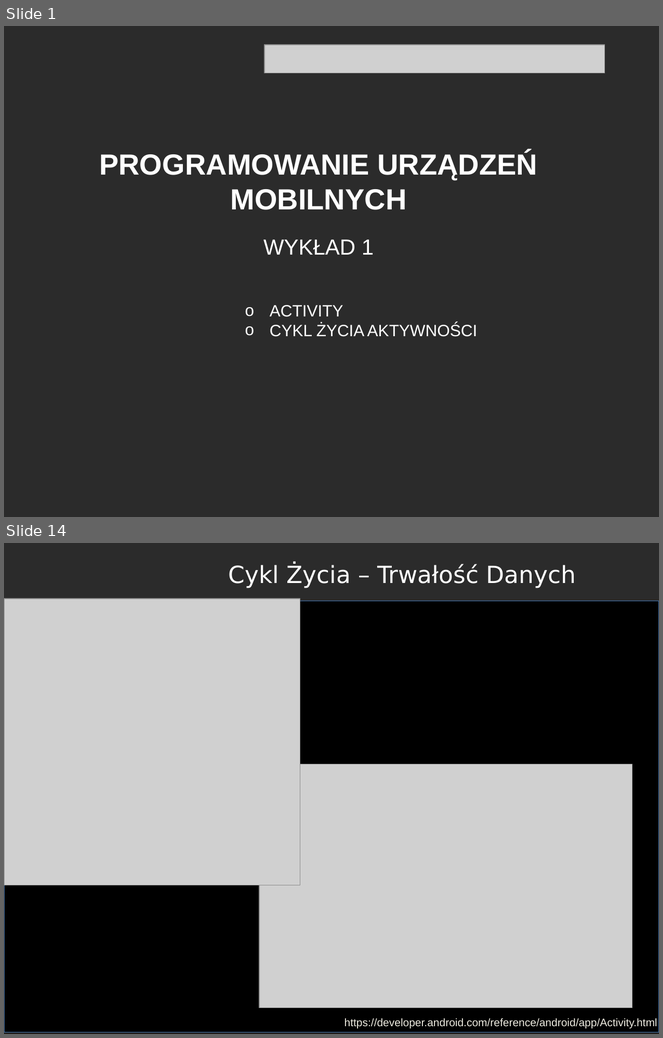
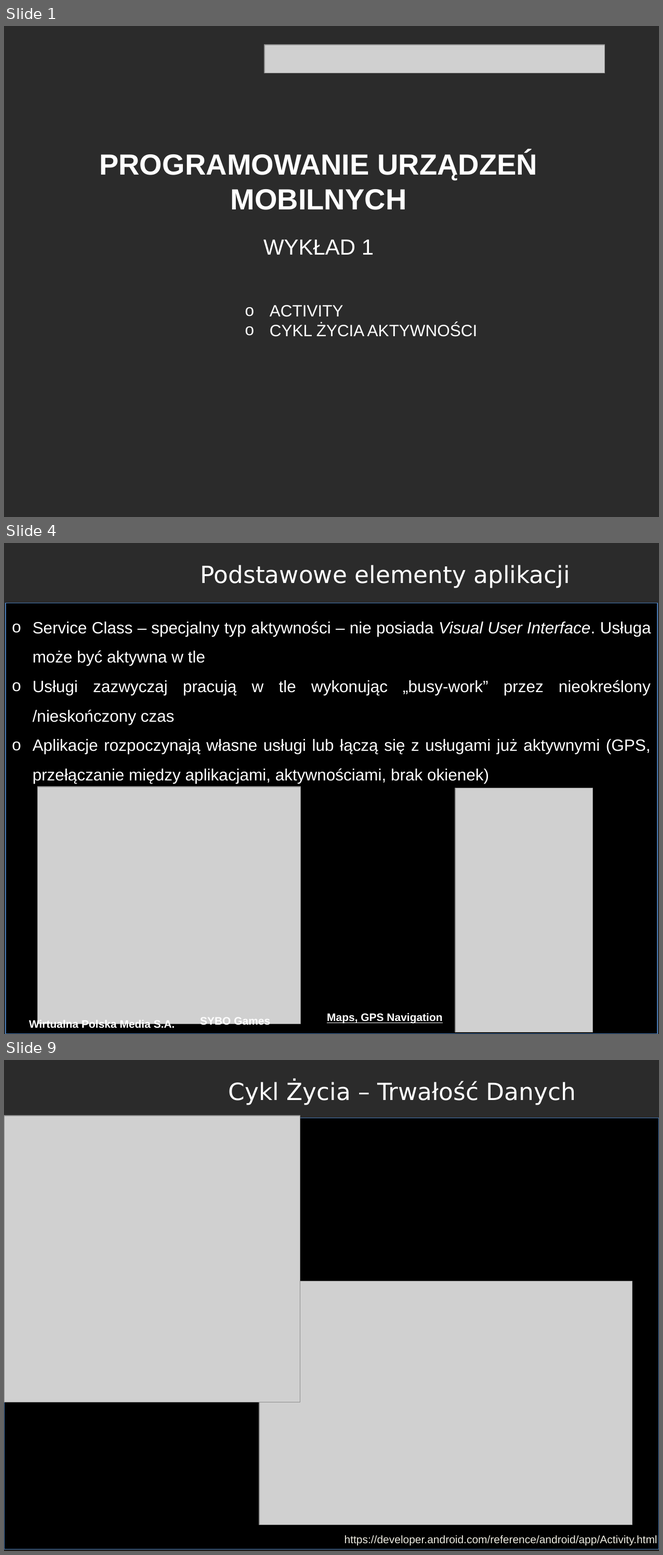
Before and after one commit to RafLew84/PUM, a slide deck: 2022-2023/Wyk/Wyklad1.pptx. Shown one above the other, each under a label of ours: slides 1 and 14 before the commit, slides 1, 4 and 9 after it; the slides between them are not shown. The pictures are 663x1038 and 663x1555 pixels, drawn with LibreOffice and Linux fonts; fonts in the diff are those of the drawing; grey boxes stand for pictures; background and template pictures are left out; a plain dark background stands for a picture behind light text. Boxes give left, top, right and bottom in pixels: in the first picture for what was removed or moved away, otherwise in the second. Text is boxed around its words. In the diff, an @@ line names an element or a change of style, - is before the commit and + after.

```diff
--- a/2022-2023/Wyk/Wyklad1.pptx
+++ b/2022-2023/Wyk/Wyklad1.pptx
@@ slide 4 added at bbox=[4, 543, 659, 1034], background picture (left out) @@
@@ text added at bbox=[201, 565, 570, 588], 26 pt, text #FFFFFF @@
+Podstawowe elementy aplikacji
@@ rectangle added at bbox=[6, 603, 657, 1034], fill #000000, outline #4B7EBC 0.75 pt @@
@@ text added at bbox=[33, 621, 651, 784], 18 pt, text #FFFFFF @@
+o Service Class – specjalny typ aktywności – nie posiada Visual User Interface. Usługa może być aktywna w tle
+o Usługi zazwyczaj pracują w tle wykonując „busy-work” przez nieokreślony /nieskończony czas
+o Aplikacje rozpoczynają własne usługi lub łączą się z usługami już aktywnymi (GPS, przełączanie między aplikacjami, aktywnościami, brak okienek)
@@ picture added at bbox=[37, 787, 301, 1024] @@
@@ picture added at bbox=[455, 788, 593, 1032] @@
@@ text added at bbox=[29, 1020, 175, 1031], 12 pt, text #FFFFFF, bold @@
+Wirtualna Polska Media S.A.
@@ text added at bbox=[200, 1018, 270, 1027], 12 pt, text #FFFFFF, bold @@
+SYBO Games
@@ text added at bbox=[327, 1013, 442, 1024], 12 pt, text #FFFFFF, bold, underline @@
+Maps, GPS Navigation
@@ what was slide 14 is now slide 9 @@
```
Also in this commit, not shown: 1 slide changed, 6 other slides added, 1 slide removed, 3 other files.
